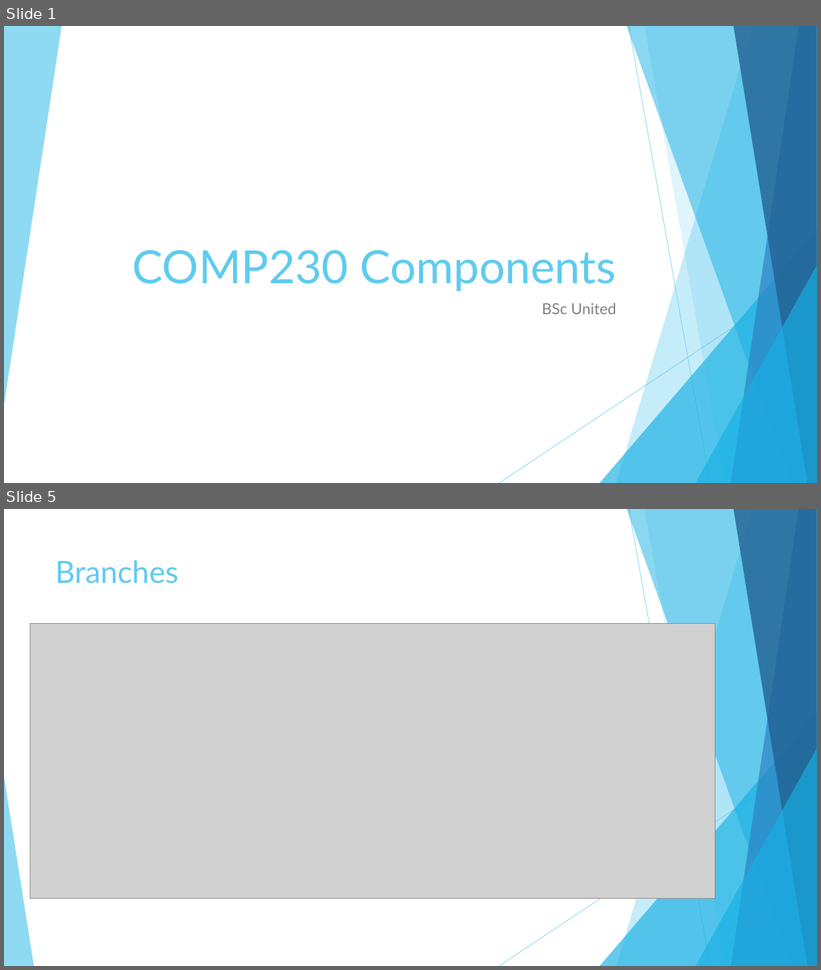
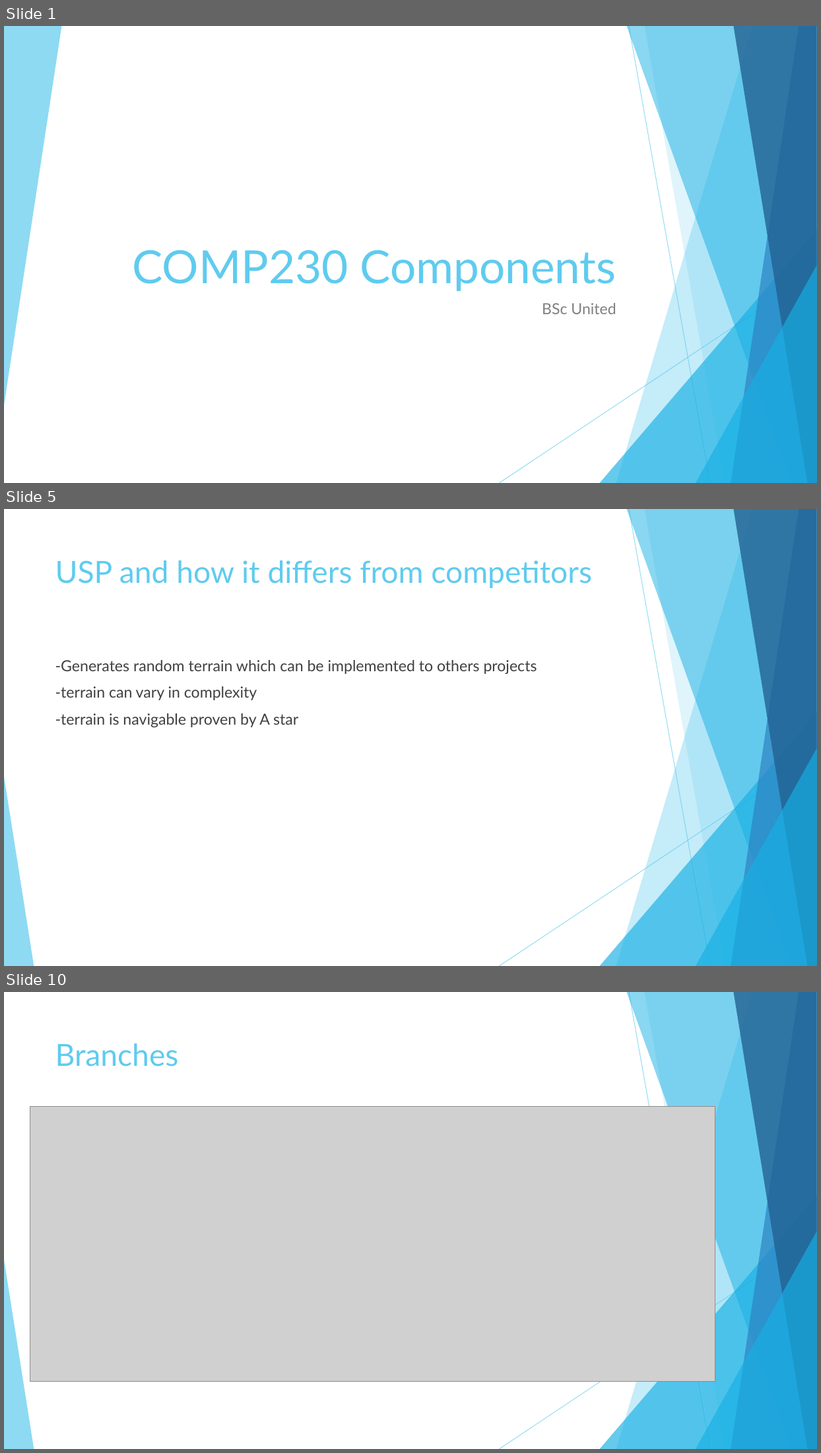
Before and after one commit to MaddieK19/comp230-pre-production, a slide deck: Proposal/Slides.pptx. Shown one above the other, each under a label of ours: slides 1 and 5 before the commit, slides 1, 5 and 10 after it; the slides between them are not shown. The pictures are 821x970 and 821x1453 pixels, drawn with LibreOffice and Linux fonts; fonts in the diff are those of the drawing; grey boxes stand for pictures. Boxes give left, top, right and bottom in pixels: in the first picture for what was removed or moved away, otherwise in the second. Text is boxed around its words. In the diff, an @@ line names an element or a change of style, - is before the commit and + after.

```diff
--- a/Proposal/Slides.pptx
+++ b/Proposal/Slides.pptx
@@ slide 5 added at (4, 509, 817, 966), background #FFFFFF; not listed: 10 template elements that a slide beside it also shows @@
@@ title added at (55, 560, 592, 588), 36 pt, text #5FCBEF @@
+USP and how it differs from competitors
@@ text added at (55, 660, 537, 727), 18 pt, text #404040 @@
+-Generates random terrain which can be implemented to others projects
+-terrain can vary in complexity
+-terrain is navigable proven by A star
@@ what was slide 5 is now slide 10 @@
```
Also in this commit, not shown: 3 slides changed, 7 other slides added, 1 slide removed, 3 other files.
